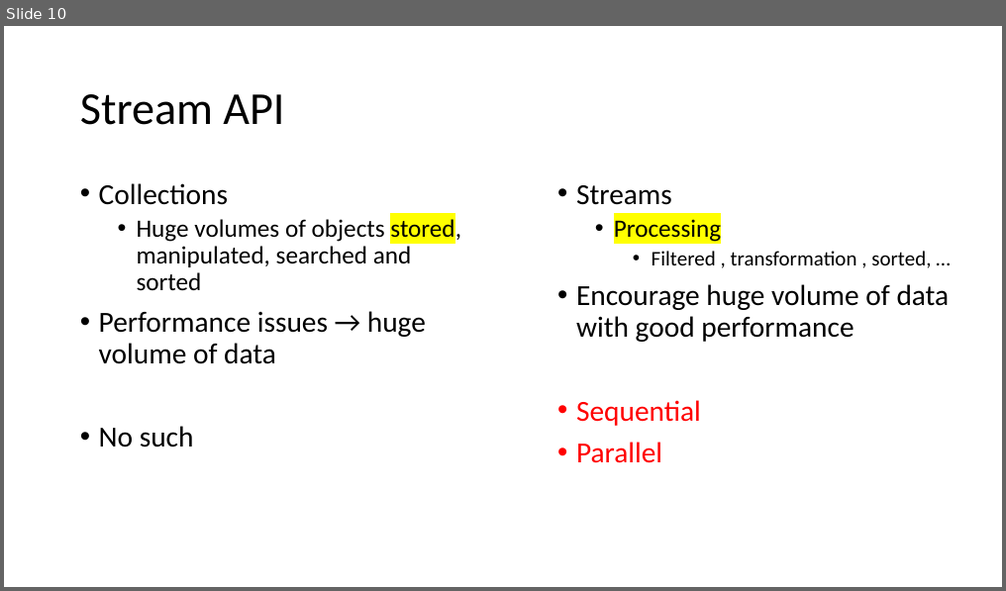
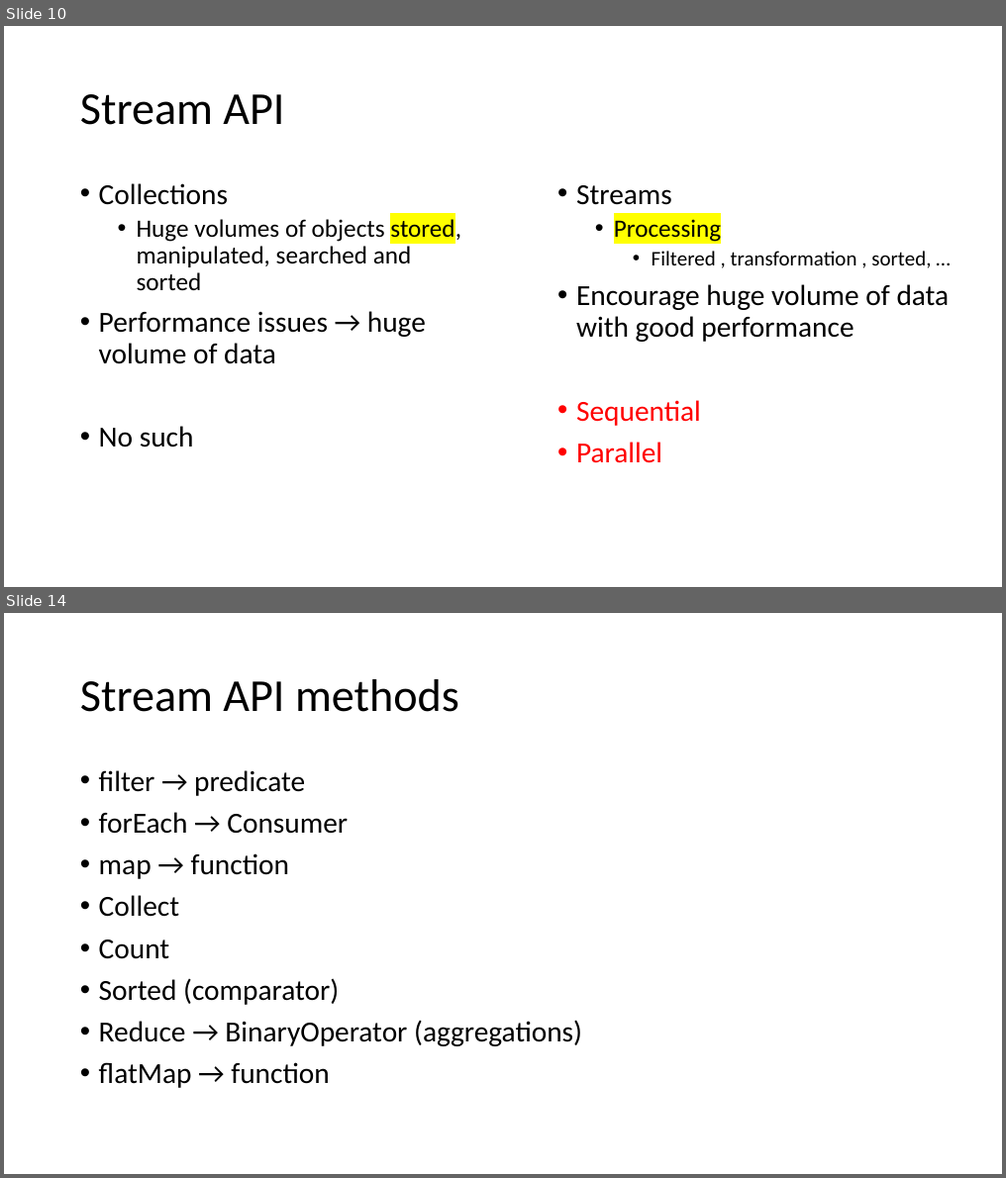
Before and after one commit to caprepo/hackerrank-jul, a slide deck: HackerRank.pptx. Shown one above the other, each under a label of ours: slide 10 before the commit, slides 10 and 14 after it; the slides between them are not shown. The pictures are 1006x591 and 1006x1178 pixels, drawn with LibreOffice and Linux fonts; fonts in the diff are those of the drawing. Boxes give left, top, right and bottom in pixels: in the first picture for what was removed or moved away, otherwise in the second. Text is boxed around its words. In the diff, an @@ line names an element or a change of style, - is before the commit and + after.

```diff
--- a/HackerRank.pptx
+++ b/HackerRank.pptx
@@ slide 14 added at [4,613,1002,1174], background #FFFFFF @@
@@ title added at [80,679,459,712], 44 pt, text #000000 @@
+Stream API methods
@@ text added at [99,770,582,1088], 28 pt, text #000000 @@
+• filter → predicate
+• forEach → Consumer
+• map → function
+• Collect
+• Count
+• Sorted (comparator)
+• Reduce → BinaryOperator (aggregations)
+• flatMap → function
```
Also in this commit, not shown: 10 other slides added.
